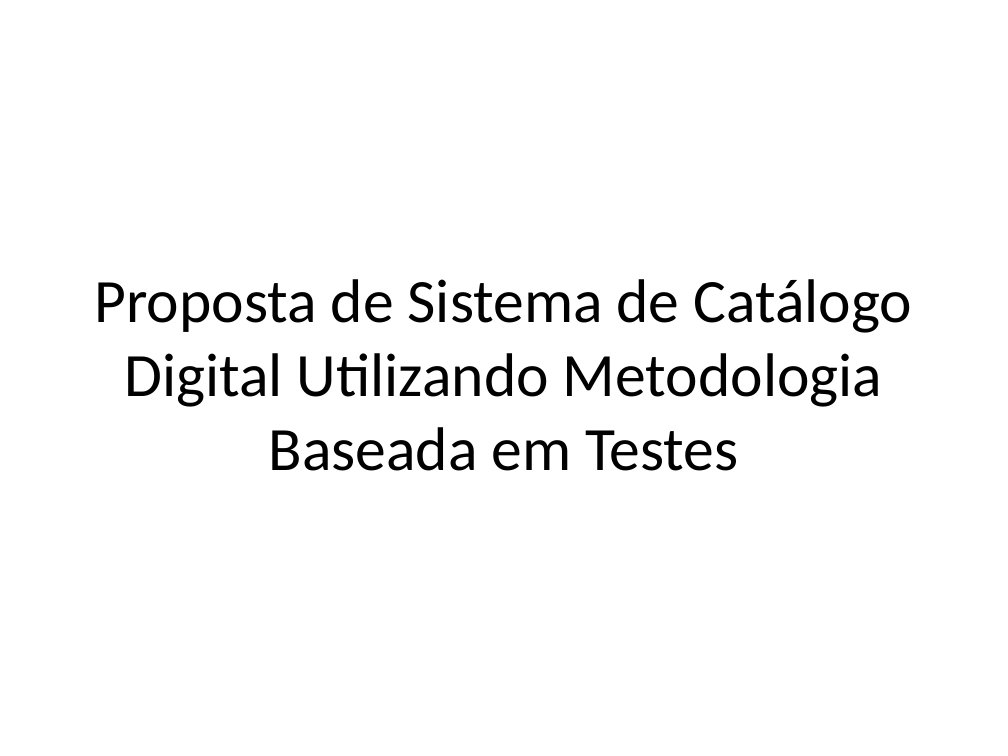
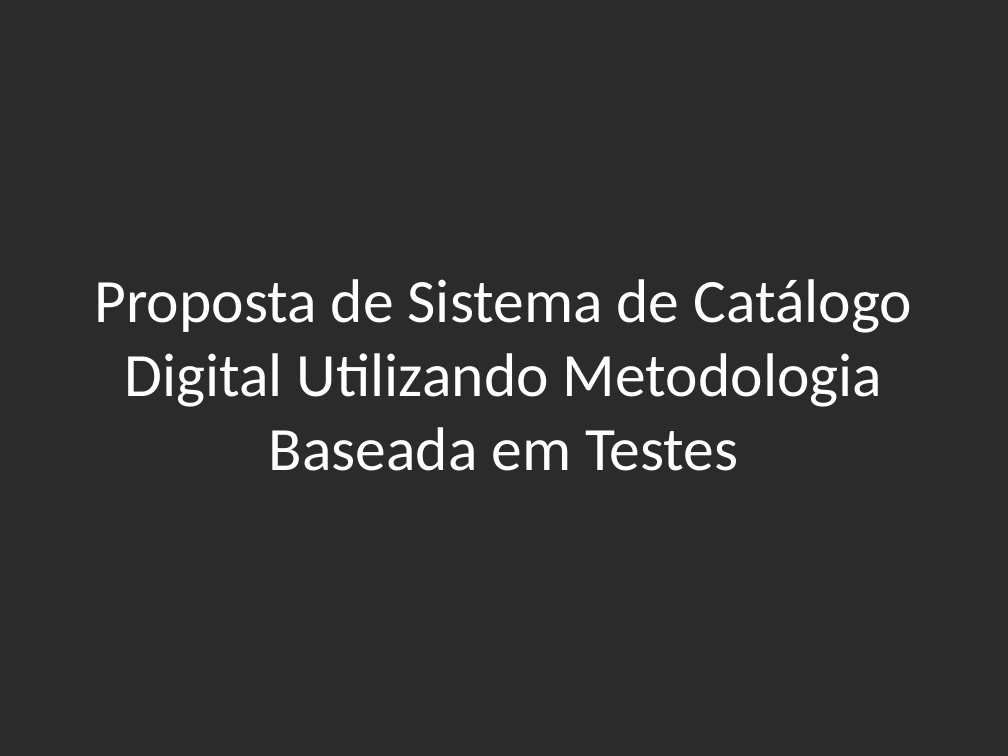
Before and after one commit to jpjcjbr/tccjp, a slide deck: slide 1 of apresentacao tcc.pptx. Drawn at 1008x756 pixels with LibreOffice and Linux fonts; fonts in the diff are those of the drawing; background and template pictures are left out; a plain dark background stands for a picture behind light text. Boxes give left, top, right and bottom in pixels: in the first picture for what was removed or moved away, otherwise in the second. Text is boxed around its words. In the diff, an @@ line names an element or a change of style, - is before the commit and + after.

```diff
--- a/apresentacao tcc.pptx
+++ b/apresentacao tcc.pptx
@@ background #FFFFFF to picture (left out) @@
@@ title "Proposta de Sistema de Catálogo ..." at bbox=[95, 279, 913, 471]: text colour #000000 to #FFFFFF @@
```
Also in this commit, not shown: 21 other slides changed.
